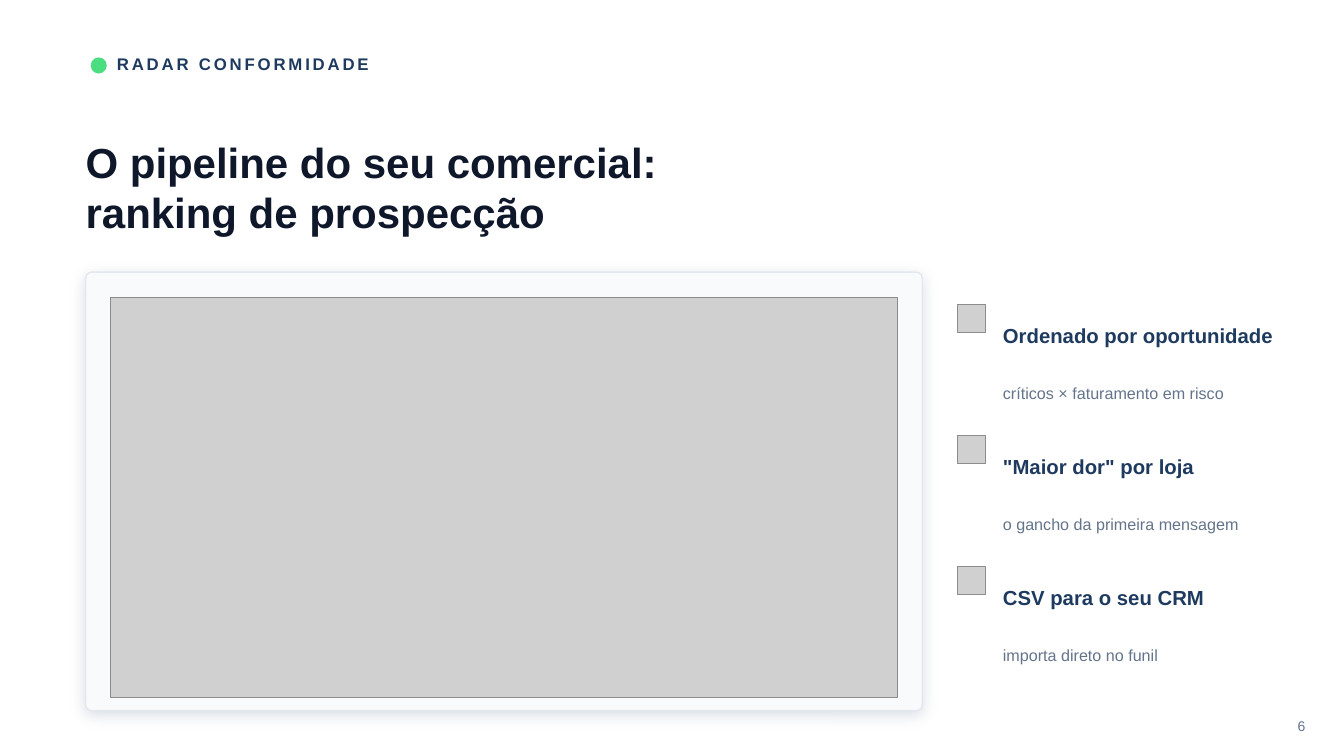
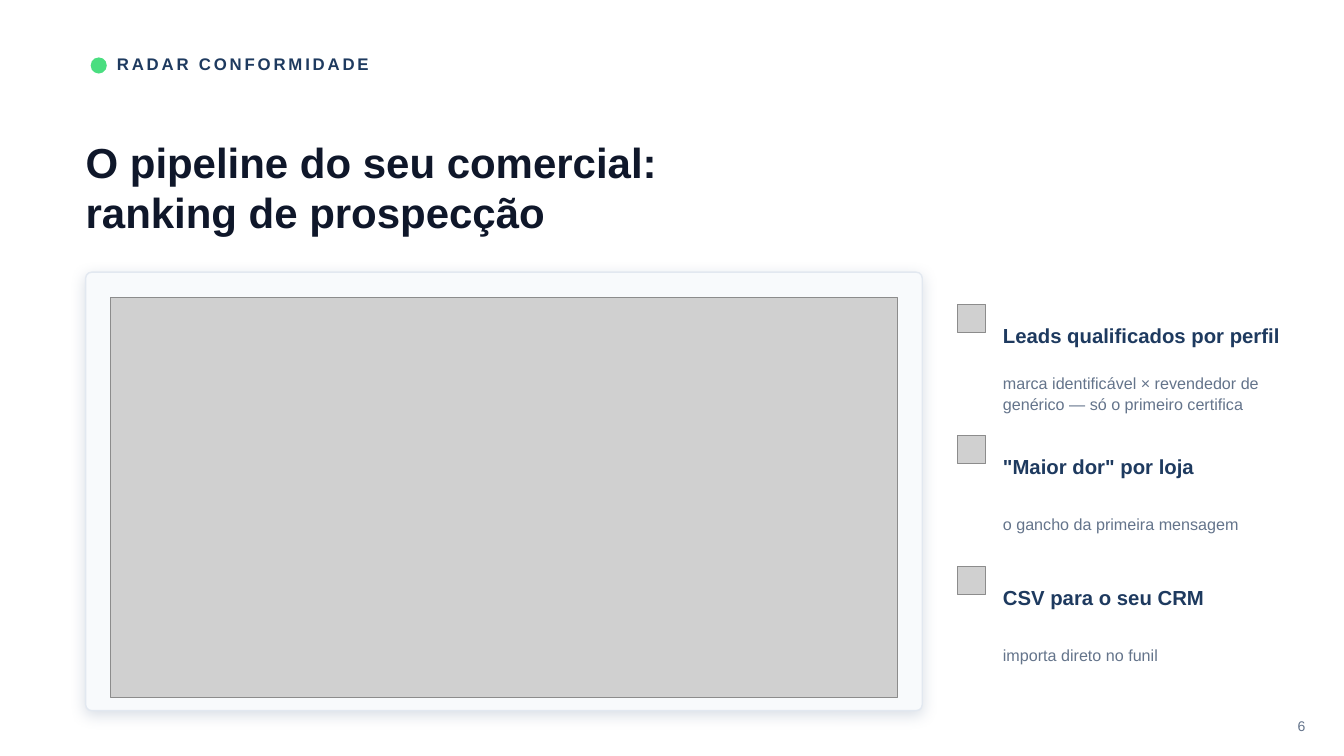
Before and after one commit to angelomarin11/homes-by-fattori, a slide deck: slide 6 of radar-anatel-inmetro/docs/deck-certificadoras.pptx. Drawn at 1344x756 pixels with LibreOffice and Linux fonts; fonts in the diff are those of the drawing; grey boxes stand for pictures. Boxes give left, top, right and bottom in pixels: in the first picture for what was removed or moved away, otherwise in the second. Text is boxed around its words. In the diff, an @@ line names an element or a change of style, - is before the commit and + after.

```diff
--- a/radar-anatel-inmetro/docs/deck-certificadoras.pptx
+++ b/radar-anatel-inmetro/docs/deck-certificadoras.pptx
@@ text at (x1=1003, y1=328, x2=1280, y2=348): text changed @@
-Ordenado por oportunidade
+Leads qualificados por perfil
@@ text at (x1=1003, y1=377, x2=1259, y2=414): text changed @@
-críticos × faturamento em risco
+marca identificável × revendedor de genérico — só o primeiro certifica
```
Also in this commit, not shown: 4 other slides changed, 11 other files.
